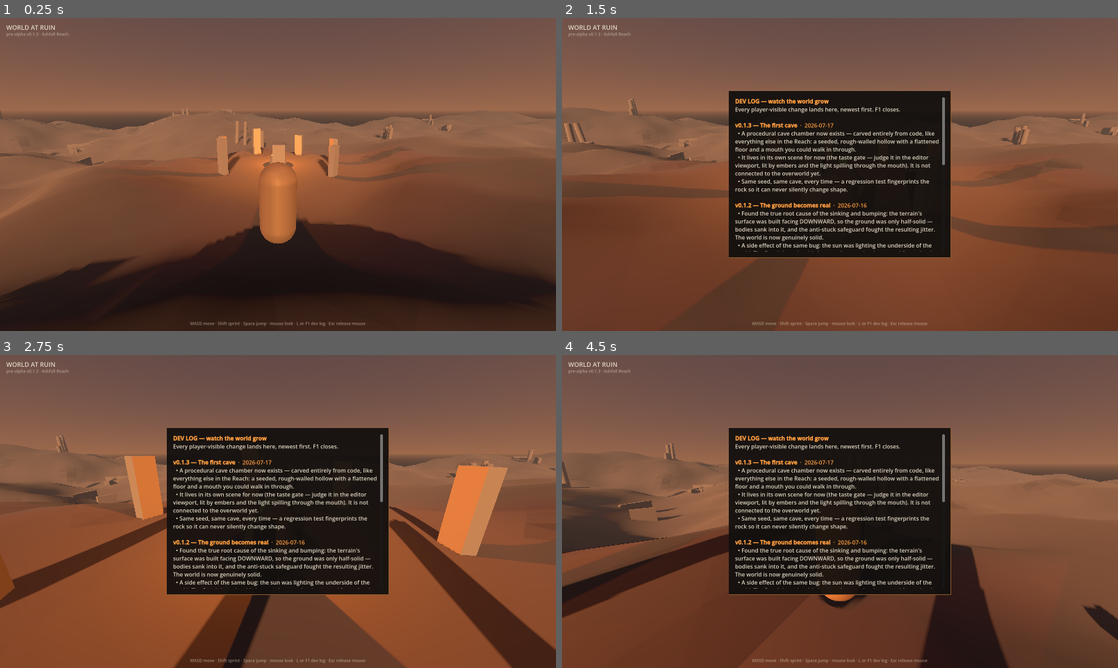
Above: before the commit, frames 1-4 (two rows, left to right).
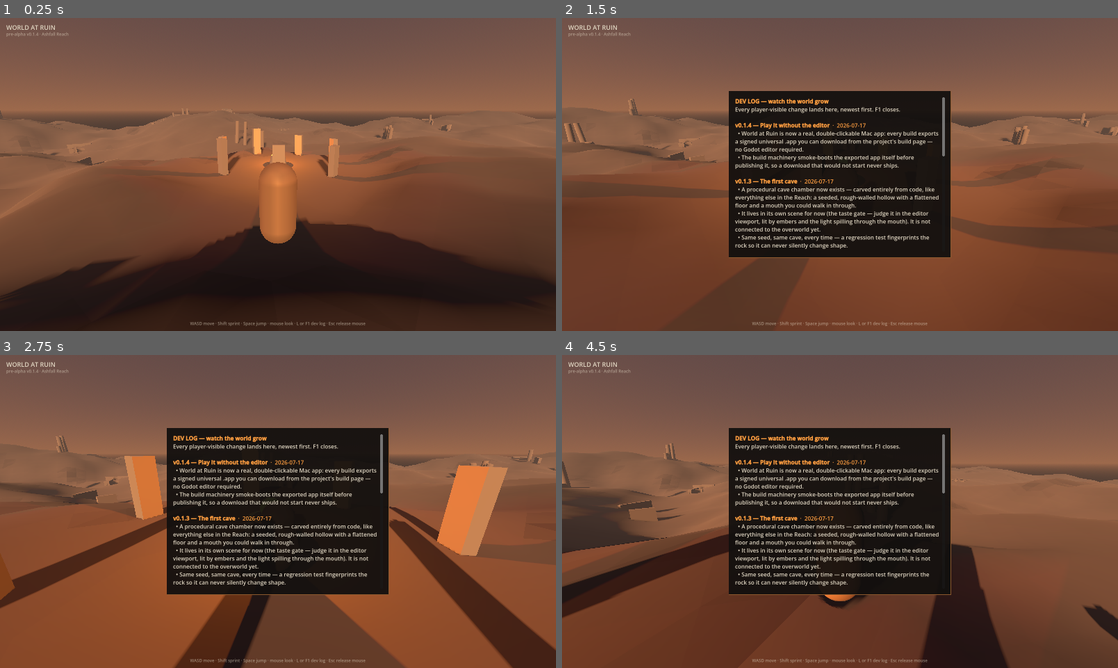
Above: after the commit, the same moments.

Repository: devantler-tech/world-at-ruin
Game: Godot game, scene res://scenes/main.tscn
Two runs of this game, one before a commit and one after it. Both use one fixed random seed, a clock stepped at 60 frames per second and the inputs below.
Inputs (mouse positions are in pixels of both pictures, inside the frame that each line leads up to):
- Up to frame 1 (0.25 s): no input
- Up to frame 2 (1.5 s): move the mouse to (867, 174) at 0.52 s; hold Shift (sprint) 0.53-1.28 s; hold W (move_forward) from 0.53 s (still down); tap Space (jump) at 0.77 s; move the mouse to (812, 174) at 1.27 s; tap L at 1.35 s
- Up to frame 3 (2.75 s): keep holding W (move_forward); tap Space (jump) at 1.52 s; move the mouse to (289, 505) at 2.02 s; hold Shift (sprint) from 2.03 s (still down)
- Up to frame 4 (4.5 s): keep holding W (move_forward); move the mouse to (834, 517) at 2.77 s; release Shift (sprint) at 2.78 s; tap L at 2.85, 4.35 s; tap Space (jump) at 3.02, 3.77 s; move the mouse to (878, 514) at 3.52 s; hold Shift (sprint) 3.53-4.28 s; move the mouse to (795, 508) at 4.27 s

The runs differ from the first frame. In frame 1, less than 0.1% of the frame differs, in the area x 6-7%, y 4-6%; in frame 2, 4.5%; in frame 3, 4.5%; in frame 4, 4.6%, in the area x 6-69%, y 4-75%.

Commit message:
feat(client): macOS export preset + CI .app artifact (#22)
* feat(client): macOS export preset + CI .app artifact

Fixes #6

Local dry-run caught the arm64/universal exporter refusing without
ETC2/ASTC VRAM compression enabled — project.godot now enables it.
Export job runs on macos-latest so Godot's built-in ad-hoc codesign
produces an .app that actually launches on Apple Silicon; the job also
smoke-boots the exported artifact itself.

Co-Authored-By: Claude Fable 5 <noreply@anthropic.com>

* fix(client): dev-log 0.1.4 entry, pipefail smoke boot, main-only download docs (codex review)

Co-Authored-By: Claude Fable 5 <noreply@anthropic.com>

---------

Co-authored-by: Claude Fable 5 <noreply@anthropic.com>

Diff:
--- a/client/project.godot
+++ b/client/project.godot
@@ -12,7 +12,7 @@
 
 config/name="World at Ruin"
 config/description="A source-available, cloud-native MMORPG built almost entirely by agents. Pre-alpha."
-config/version="0.1.3"
+config/version="0.1.4"
 run/main_scene="res://scenes/main.tscn"
 config/features=PackedStringArray("4.7")
 config/icon="res://icon.svg"
@@ -32,3 +32,5 @@
 
 renderer/rendering_method="forward_plus"
 anti_aliasing/quality/msaa_3d=2
+; Required for universal/arm64 macOS export (the exporter refuses without it).
+textures/vram_compression/import_etc2_astc=true
--- a/client/scripts/devlog.gd
+++ b/client/scripts/devlog.gd
@@ -5,11 +5,20 @@
 ## development progress by playing. Every change that a player could notice
 ## gets an entry here, newest first — open it in-game with F1.
 
-const VERSION := "0.1.3"
+const VERSION := "0.1.4"
 const CODENAME := "Ashfall Reach"
 
 ## Newest first. Keys: version, date, title, notes (Array[String]).
 const ENTRIES: Array[Dictionary] = [
+	{
+		"version": "0.1.4",
+		"date": "2026-07-17",
+		"title": "Play it without the editor",
+		"notes": [
+			"World at Ruin is now a real, double-clickable Mac app: every build exports a signed universal .app you can download from the project's build page — no Godot editor required.",
+			"The build machinery smoke-boots the exported app itself before publishing it, so a download that would not start never ships.",
+		],
+	},
 	{
 		"version": "0.1.3",
 		"date": "2026-07-17",
Not shown, added: client/export_presets.cfg
Not shown, changed: .github/workflows/ci.yaml
Not shown, changed: README.md
